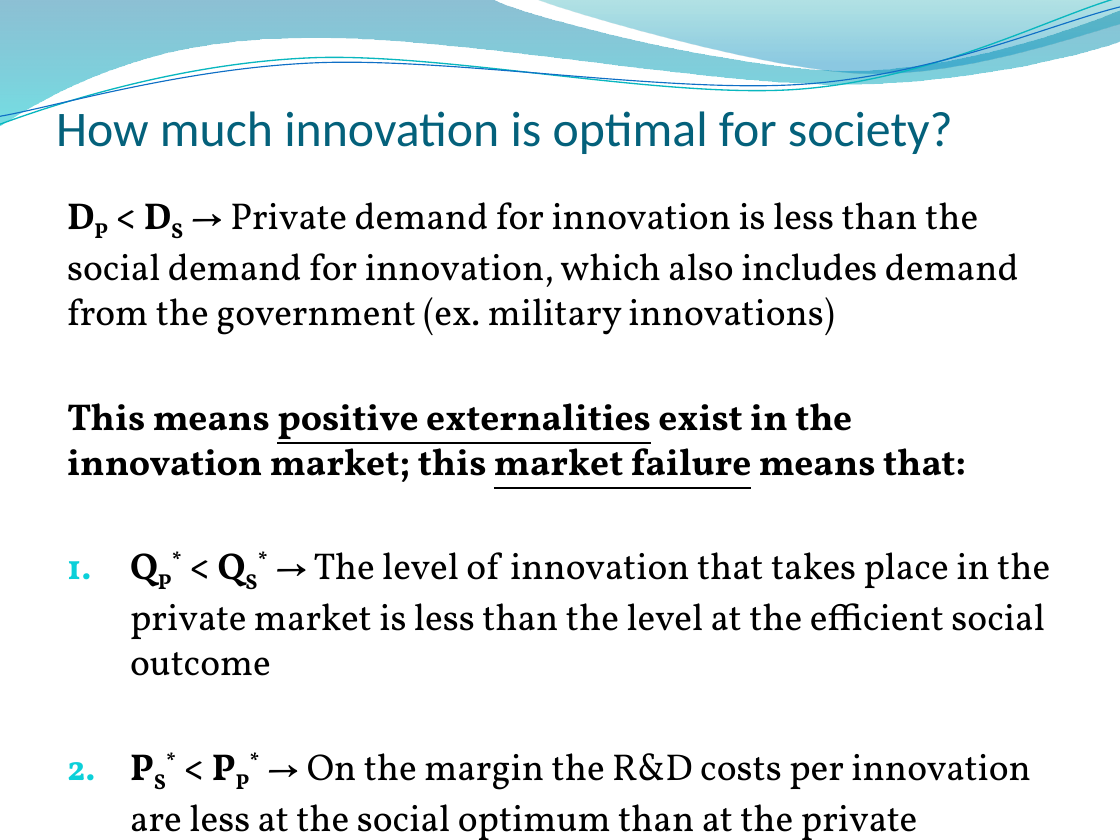
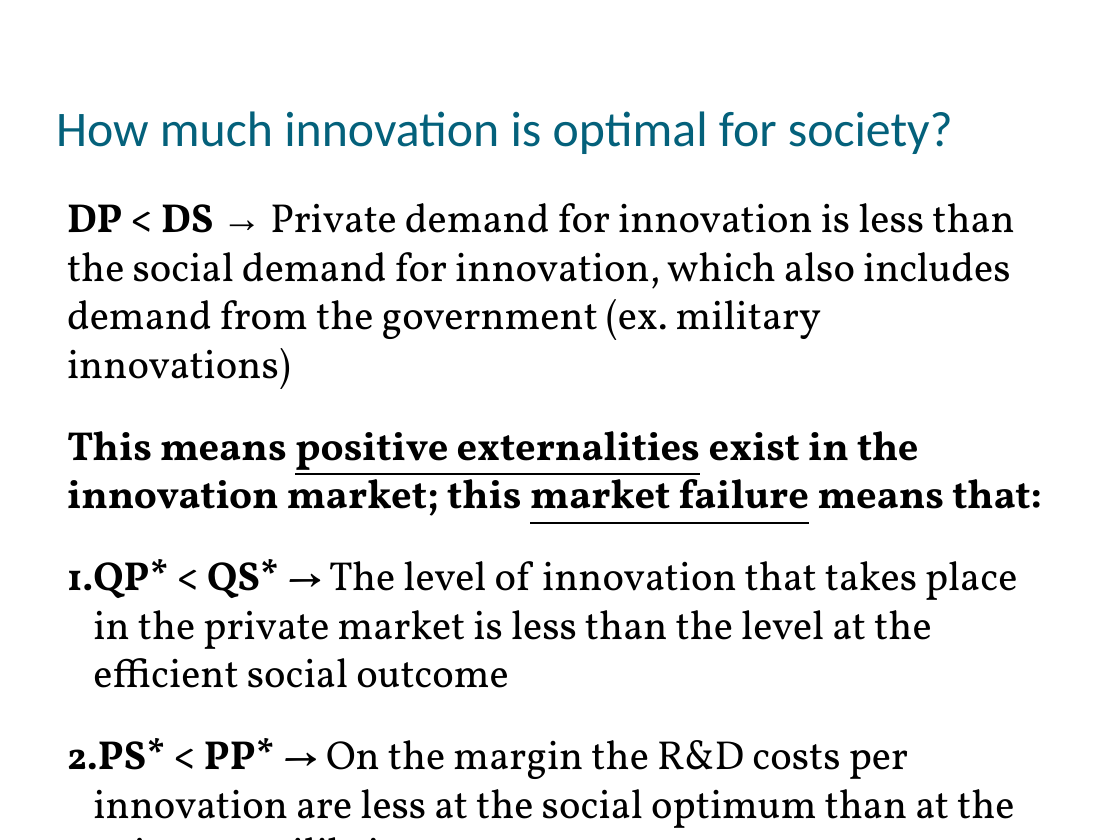
Before and after one commit to muff1nman/ClassNotes, a slide deck: slide 7 of Econ/PPT/S13_Lecture_4.pptx. Drawn at 1120x840 pixels with LibreOffice and Linux fonts; fonts in the diff are those of the drawing; background and template pictures are left out. Boxes give left, top, right and bottom in pixels: in the first picture for what was removed or moved away, otherwise in the second. Text is boxed around its words. In the diff, an @@ line names an element or a change of style, - is before the commit and + after.

```diff
--- a/Econ/PPT/S13_Lecture_4.pptx
+++ b/Econ/PPT/S13_Lecture_4.pptx
@@ freeform shape removed at bbox=[0, 0, 1120, 127] @@
@@ freeform shape removed at bbox=[0, 0, 1120, 131] @@
@@ freeform shape removed at bbox=[0, 7, 1120, 125] @@
@@ freeform shape removed at bbox=[536, 0, 1120, 77] @@
@@ text "DP < DS → Private ..." at bbox=[67, 203, 1042, 828]: size 24.1 to 26 pt; font Vollkorn to Arial in "→"; now on the baseline in "DP DS", "QP* QS*", "PS* PP*"; less space between paragraphs; indent changed @@
```
Also in this commit, not shown: 16 other slides changed, 12 other files.
